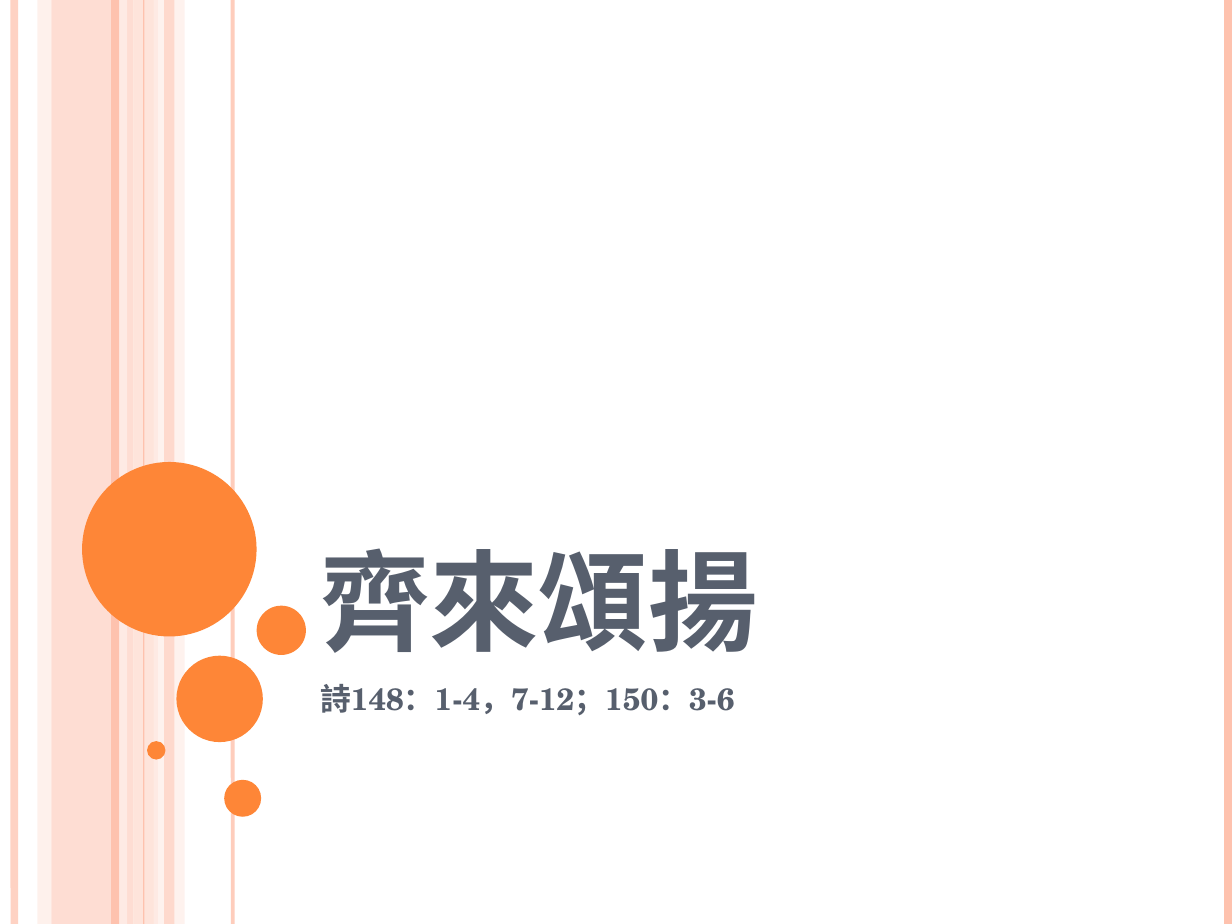
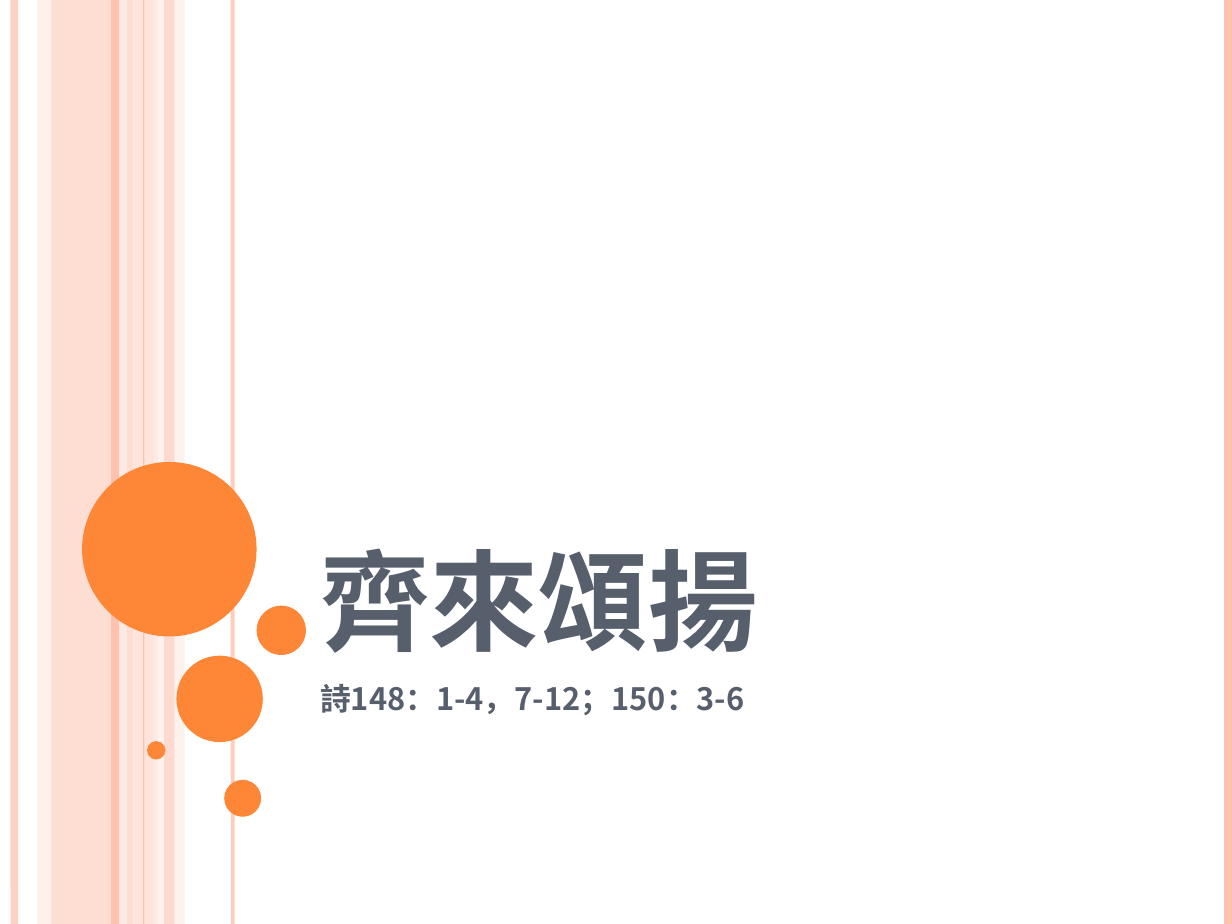
Before and after one commit to batisuoc/worship-resources, a slide deck: slide 1 of 15齊來頌揚.pptx. Drawn at 1232x924 pixels with LibreOffice and Linux fonts; fonts in the diff are those of the drawing. Boxes give left, top, right and bottom in pixels: in the first picture for what was removed or moved away, otherwise in the second. Text is boxed around its words. In the diff, an @@ line names an element or a change of style, - is before the commit and + after.

```diff
--- a/15齊來頌揚.pptx
+++ b/15齊來頌揚.pptx
@@ subtitle "詩148：1-4，7-12；150：3-6" at <box>320,684,744,715</box>: font TeX Gyre Schola to Noto Sans CJK SC @@
```
Also in this commit, not shown: 6 other slides changed.
